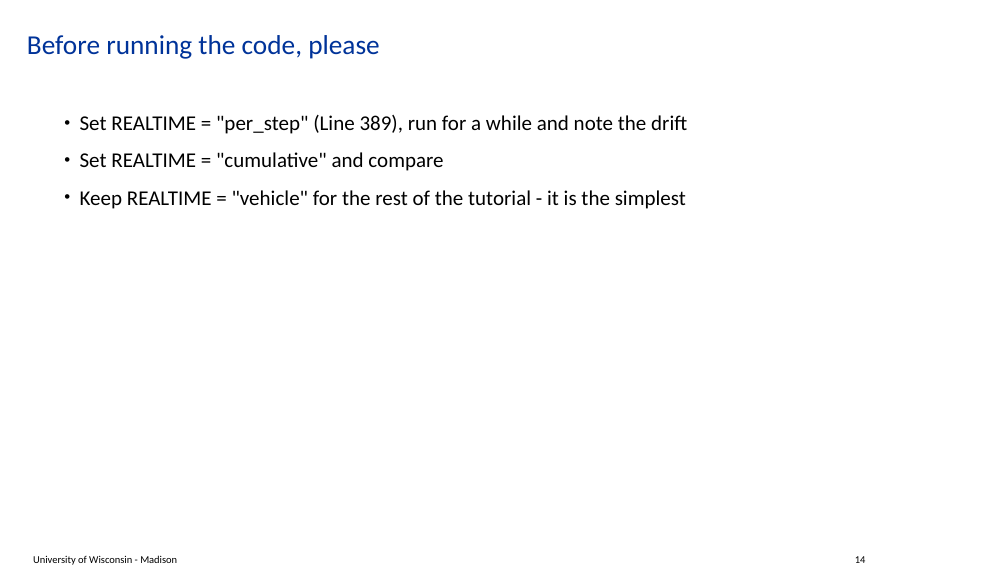
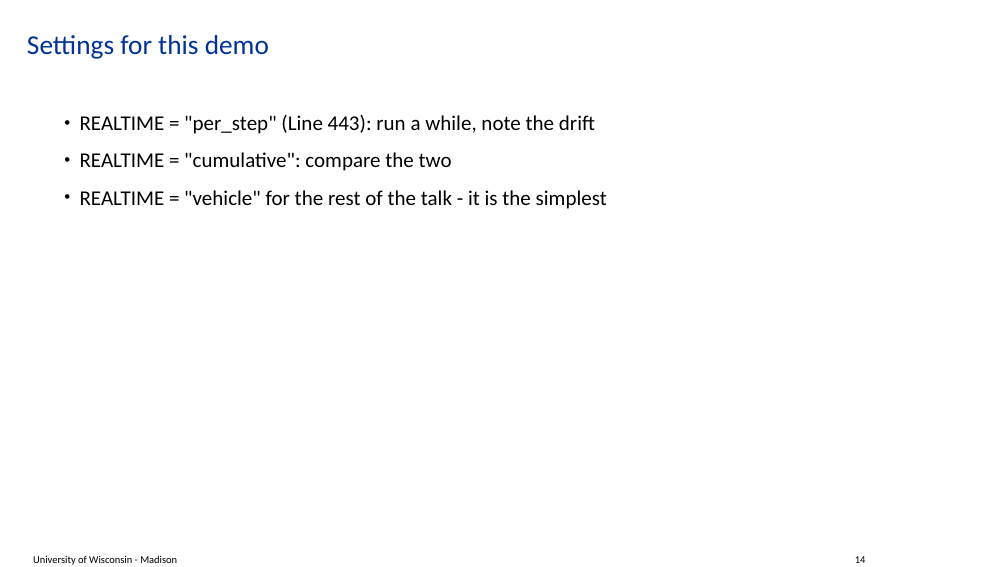
Before and after one commit to ksha23/chrono-hil-tutorial, a slide deck: slide 14 of tutorial_HIL_driver.pptx. Drawn at 1008x567 pixels with LibreOffice and Linux fonts; fonts in the diff are those of the drawing; background and template pictures are left out. Boxes give left, top, right and bottom in pixels: in the first picture for what was removed or moved away, otherwise in the second. Text is boxed around its words. In the diff, an @@ line names an element or a change of style, - is before the commit and + after.

```diff
--- a/tutorial_HIL_driver.pptx
+++ b/tutorial_HIL_driver.pptx
@@ title at box(27, 35, 269, 59): text changed @@
-Before running the code, please
+Settings for this demo
@@ text at box(80, 115, 607, 209): text changed @@
-• Set REALTIME = "per_step" (Line 389), run for a while and note the drift
-• Set REALTIME = "cumulative" and compare
-• Keep REALTIME = "vehicle" for the rest of the tutorial - it is the simplest
+• REALTIME = "per_step" (Line 443): run a while, note the drift
+• REALTIME = "cumulative": compare the two
+• REALTIME = "vehicle" for the rest of the talk - it is the simplest
```
Also in this commit, not shown: 13 other slides changed, 3 other files.
